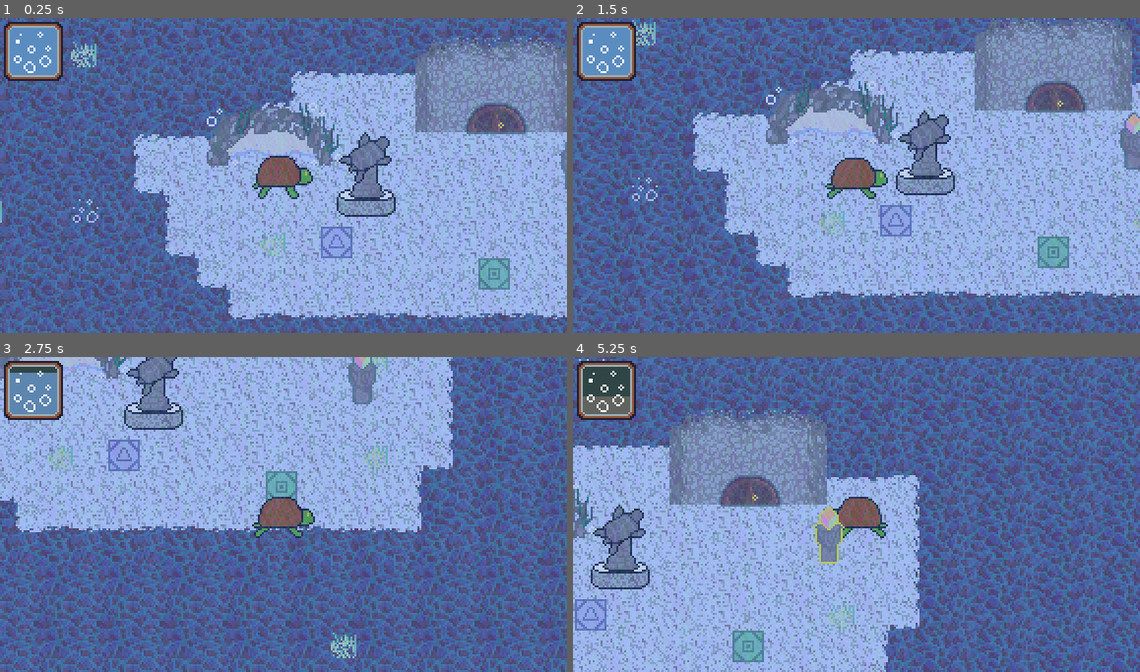
Above: before the commit, frames 1-4 (two rows, left to right).
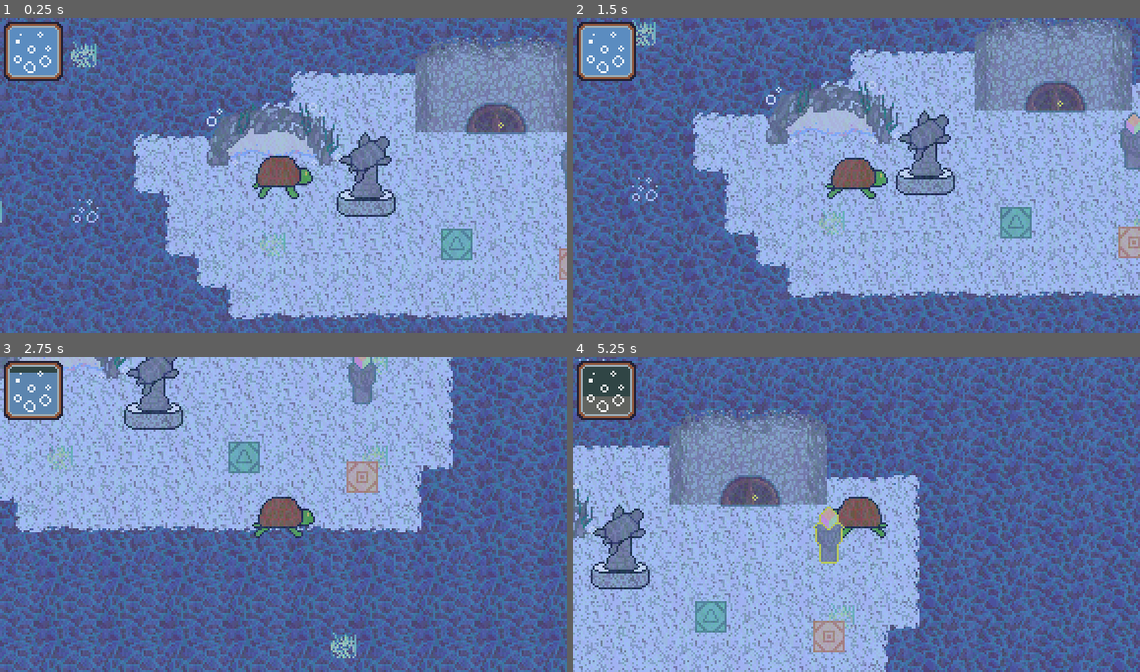
Above: after the commit, the same moments.

Repository: Tsunami014/Undersea
Game: Godot game, scene res://main.tscn
Two runs of this game, one before a commit and one after it. Both use one fixed random seed, a clock stepped at 60 frames per second and the inputs below.
Inputs:
- Up to frame 1 (0.25 s): no input
- Up to frame 2 (1.5 s): tap Enter (action) at 0.5, 0.6, 1.35 s; hold Right (right) 0.53-1.28 s; hold Down (down) from 1.28 s (still down)
- Up to frame 3 (2.75 s): release Down (down) at 2.03 s; hold Right (right) from 2.03 s (still down); tap Space (open_puzzle) at 2.1 s; tap Enter (action) at 2.3 s
- Up to frame 4 (5.25 s): release Right (right) at 2.78 s; hold Up (up) 2.78-3.53 s; tap Enter (action) at 2.85, 3.6, 4.55, 5.1 s; hold Left (left) 3.53-5.03 s; tap Space (open_puzzle) at 4.35 s; hold Down (down) from 5.03 s (still down)

The runs differ from the first frame. In frame 1, 1.6% of the frame differs, in the area x 56-100%, y 66-87%; in frame 2, 1.8%; in frame 3, 1.9%; in frame 4, 2.0%, in the area x 0-48%, y 76-97%.

Commit message:
Made a puzzle tile that affects the pillar!

Diff:
--- a/main.tscn
+++ b/main.tscn
@@ -9,32 +9,23 @@
 [ext_resource type="PackedScene" uid="uid://dajs6bsltixyl" path="res://prefabs/air.tscn" id="9_4c57u"]
 [ext_resource type="PackedScene" uid="uid://6irmy22wta26" path="res://prefabs/door.tscn" id="9_kek77"]
 [ext_resource type="Texture2D" uid="uid://dfcohytqjhl8h" path="res://assets/tileset.png" id="10_4c57u"]
-
-[sub_resource type="TileSetAtlasSource" id="TileSetAtlasSource_kek77"]
-texture = ExtResource("2_5vw27")
-0:0/0 = 0
-1:0/0 = 0
-2:0/0 = 0
-0:1/0 = 0
-1:1/0 = 0
-2:1/0 = 0
-0:2/0 = 0
-1:2/0 = 0
-2:2/0 = 0
-0:3/0 = 0
-1:3/0 = 0
-2:3/0 = 0
-
-[sub_resource type="TileSet" id="TileSet_4c57u"]
-sources/0 = SubResource("TileSetAtlasSource_kek77")
-
-[sub_resource type="AtlasTexture" id="AtlasTexture_kek77"]
-atlas = ExtResource("10_4c57u")
-region = Rect2(192, 48, 32, 16)
+[ext_resource type="Script" uid="uid://og4p868w1ngd" path="res://puztile.gd" id="10_efxa6"]
 
 [sub_resource type="AtlasTexture" id="AtlasTexture_4c57u"]
 atlas = ExtResource("10_4c57u")
 region = Rect2(192, 48, 32, 16)
+
+[sub_resource type="AtlasTexture" id="AtlasTexture_efxa6"]
+atlas = ExtResource("10_4c57u")
+region = Rect2(192, 48, 32, 16)
+
+[sub_resource type="AtlasTexture" id="AtlasTexture_dg77c"]
+atlas = ExtResource("2_5vw27")
+region = Rect2(0, -16, 16, 16)
+
+[sub_resource type="AtlasTexture" id="AtlasTexture_ycdy4"]
+atlas = ExtResource("2_5vw27")
+region = Rect2(0, 0, 16, 16)
 
 [node name="Node2D" type="Node2D"]
 
@@ -49,10 +40,6 @@
 [node name="Decor" type="TileMapLayer" parent="."]
 tile_map_data = PackedByteArray("AAAIAAUAAAAEAAMAAAALAAUAAAAFAAQAAAAMAAYAAAAFAAMAAAAJAAcAAAAFAAMAAAAGAAgAAAAFAAMAAAACAA …(640 unchanged characters)…
 tile_set = ExtResource("1_h2yge")
-
-[node name="PuzzlePieces" type="TileMapLayer" parent="."]
-tile_map_data = PackedByteArray("AAAFAAcAAAAAAAAAAAAKAAgAAAABAAEAAAA=")
-tile_set = SubResource("TileSet_4c57u")
 
 [node name="Collision" type="TileMapLayer" parent="."]
 visible = false
@@ -70,23 +57,38 @@
 
 [node name="Door2" parent="." node_paths=PackedStringArray("teleport") instance=ExtResource("9_kek77")]
 position = Vector2(417, 42)
-texture = SubResource("AtlasTexture_kek77")
+texture = SubResource("AtlasTexture_4c57u")
 teleport = NodePath("../Door")
 
 [node name="Tele" type="Node2D" parent="Door2"]
 
 [node name="Door" parent="." node_paths=PackedStringArray("teleport") instance=ExtResource("9_kek77")]
 position = Vector2(169, 57)
-texture = SubResource("AtlasTexture_4c57u")
+texture = SubResource("AtlasTexture_efxa6")
 teleport = NodePath("../Door2")
 
 [node name="Tele" type="Node2D" parent="Door"]
 position = Vector2(0, 20)
 
-[node name="Pillar" parent="." node_paths=PackedStringArray("door") instance=ExtResource("7_272bh")]
+[node name="Pillar" parent="." node_paths=PackedStringArray("door", "ans") instance=ExtResource("7_272bh")]
 position = Vector2(209, 79)
 door = NodePath("../Door")
-ans_1 = "orange"
+ans = [NodePath("../PuzzleTile"), NodePath("../PuzzleTile2")]
 
 [node name="Air" parent="." instance=ExtResource("9_4c57u")]
 position = Vector2(57, 65)
+
+[node name="PuzzleTile" type="Sprite2D" parent="."]
+position = Vector2(149, 121)
+texture = SubResource("AtlasTexture_dg77c")
+script = ExtResource("10_efxa6")
+tile = "green"
+metadata/_custom_type_script = "uid://og4p868w1ngd"
+
+[node name="PuzzleTile2" type="Sprite2D" parent="."]
+position = Vector2(209, 131)
+texture = SubResource("AtlasTexture_ycdy4")
+script = ExtResource("10_efxa6")
+idx = 1
+tile = "orange"
+metadata/_custom_type_script = "uid://og4p868w1ngd"
--- a/pillar.gd
+++ b/pillar.gd
@@ -3,12 +3,7 @@
 
 @export var door: Door
 @export var loseAmnt = 30
-@export_enum("blue", "green", "orange", "pink") var ans_1: String = "blue"
-@export_enum("blue", "green", "orange", "pink") var ans_2: String = "blue"
-
-const order = [
-	"blue", "green", "orange", "pink"
-]
+@export var ans: Array[PuzzleTile]
 
 func _on_body_entered(body):
 	if body is Player:
@@ -31,8 +26,8 @@
 			%Player.puzzle()
 	if %Player.puzzling and Input.is_action_just_pressed("action"):
 		var out: Array[int] = []
-		for i in [ans_1, ans_2]:
-			out.append(order.find(i))
+		for i in ans:
+			out.append(i.getTile())
 		if %Player.puzzleobj.trycode(out):
 			door.openDoor()
 			queue_free()
--- /dev/null
+++ b/puztile.gd
@@ -0,0 +1,27 @@
+@tool
+extends Sprite2D
+class_name PuzzleTile
+
+@export var idx: int
+@export_enum("blue", "green", "orange", "pink") var tile: String
+
+const order = [
+	"blue", "green", "orange", "pink"
+]
+
+const ATLAS = preload("res://assets/puzzletiles.png")
+
+func _ready() -> void:
+	var tex = AtlasTexture.new()
+	tex.atlas = ATLAS
+	tex.region = Rect2(
+		idx*16, getTile()*16, 16, 16
+	)
+	texture = tex
+
+func getTile() -> int:
+	return order.find(tile)
+
+# Called every frame. 'delta' is the elapsed time since the previous frame.
+func _process(delta: float) -> void:
+	pass
Not shown: 1 places in main.tscn that only renumber resources
Not shown, added: puztile.gd.uid
